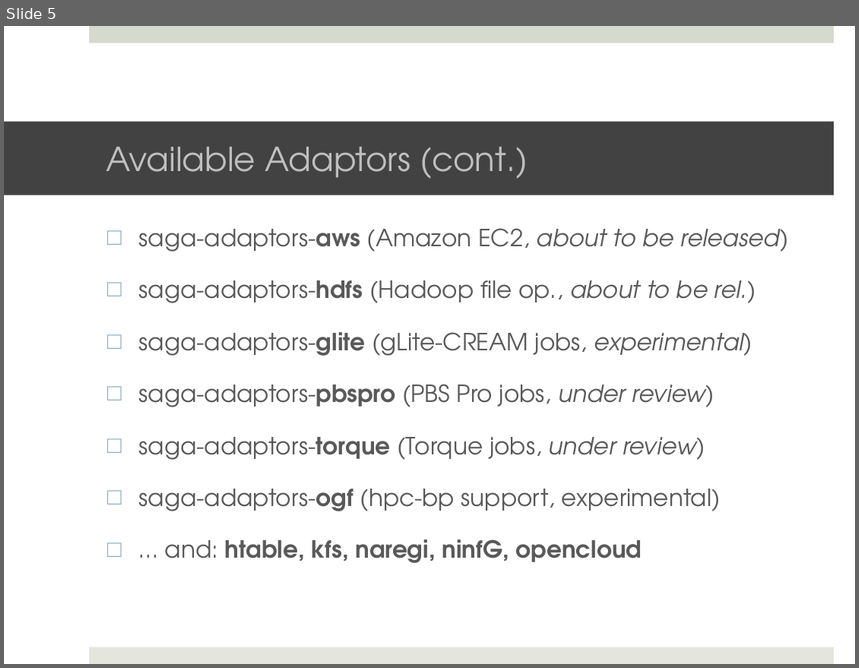
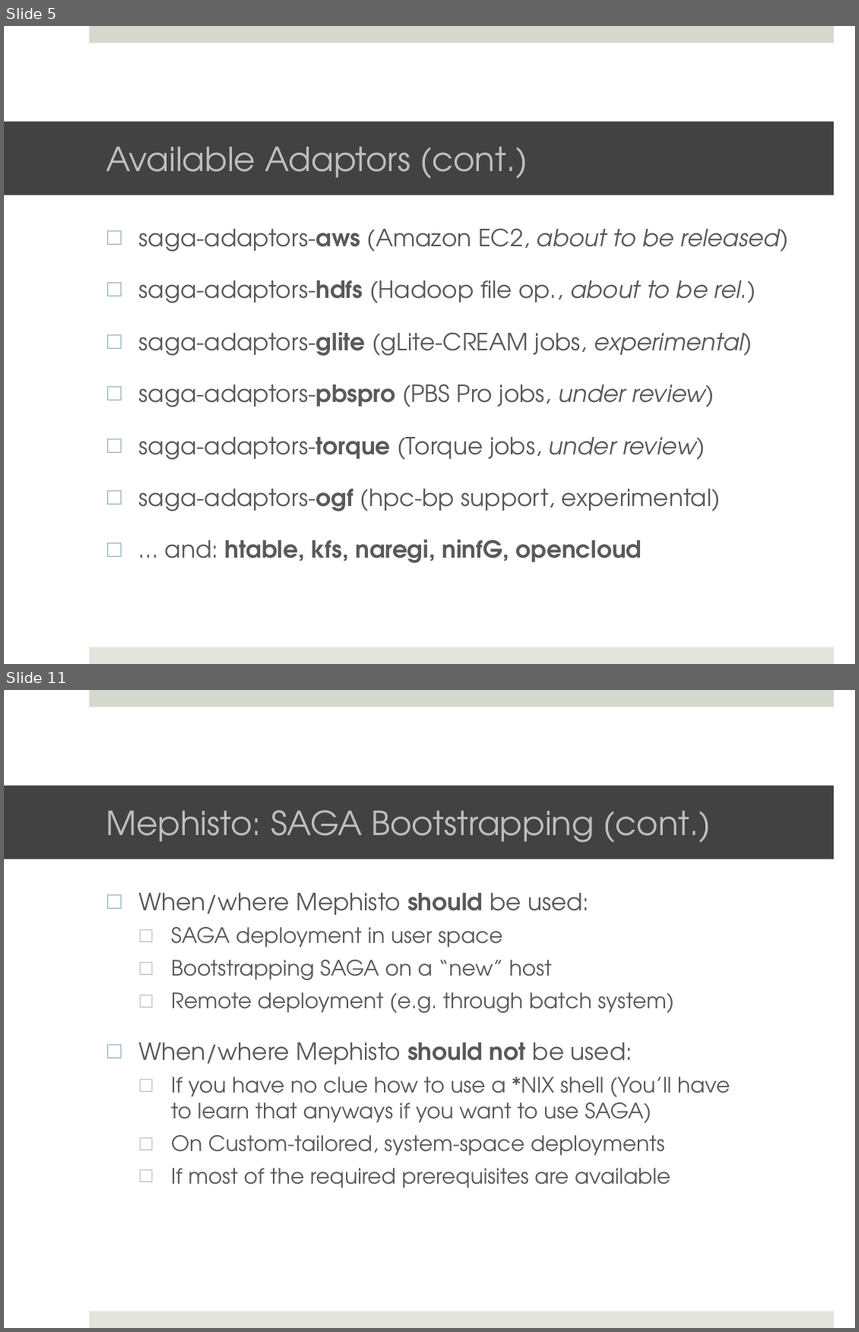
Before and after one commit to saga-project/saga-cpp-legacy-projects, a slide deck: tutorial/general_tutorial/Installation.pptx. Shown one above the other, each under a label of ours: slide 5 before the commit, slides 5 and 11 after it; the slides between them are not shown. The pictures are 859x668 and 859x1332 pixels, drawn with LibreOffice and Linux fonts; fonts in the diff are those of the drawing; background and template pictures are left out. Boxes give left, top, right and bottom in pixels: in the first picture for what was removed or moved away, otherwise in the second. Text is boxed around its words. In the diff, an @@ line names an element or a change of style, - is before the commit and + after.

```diff
--- a/tutorial/general_tutorial/Installation.pptx
+++ b/tutorial/general_tutorial/Installation.pptx
@@ slide 11 added at [4,690,855,1328], background #FFFFFF; not listed: 2 template elements that a slide beside it also shows @@
@@ title added at [4,785,834,859], fill #424242, 28 pt, text #BFBFBF @@
+Mephisto: SAGA Bootstrapping (cont.)
@@ text added at [139,893,730,1189], 18 pt, text #595959 @@
+□ When/where Mephisto should be used:
+  □ SAGA deployment in user space
+  □ Bootstrapping SAGA on a “new” host
+  □ Remote deployment (e.g. through batch system)
+□ When/where Mephisto should not be used:
+  □ If you have no clue how to use a *NIX shell (You’ll have
+    to learn that anyways if you want to use SAGA)
+  □ On Custom-tailored, system-space deployments
+  □ If most of the required prerequisites are available
```
Also in this commit, not shown: 4 slides changed, 5 other slides added, 9 slides removed.
